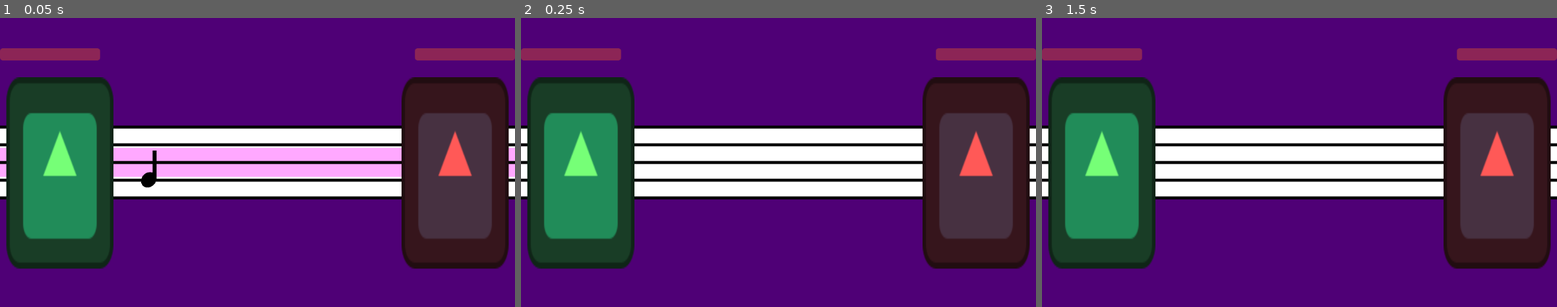
Above: before the commit, frames 1-3 (left to right).
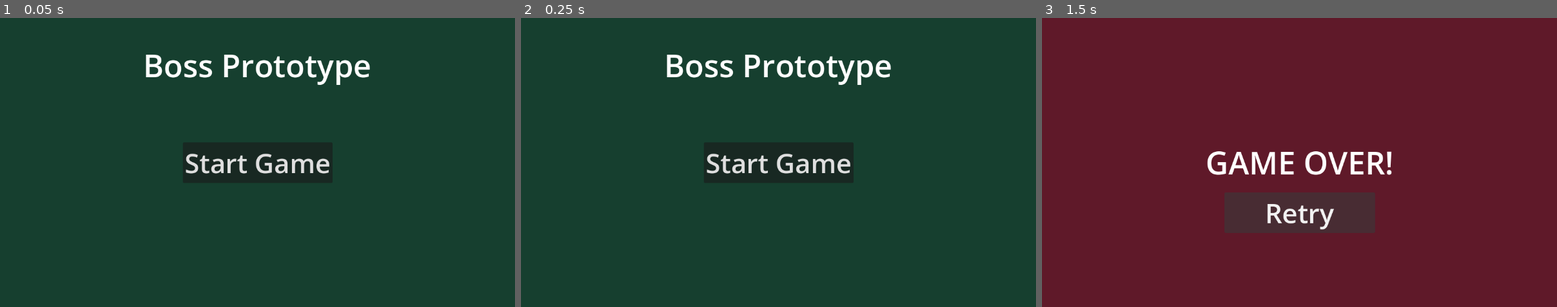
Above: after the commit, the same moments.

Repository: firesmoker/SP_kids_boss_prototype
Game: Godot game, scene res://scenes/start_screen.tscn
Two runs of this game, one before a commit and one after it. Both use one fixed random seed, a clock stepped at 60 frames per second and the inputs below. Before the commit the project starts from res://scenes/game.tscn. The engine's default icon, where the game draws it, is replaced by a stand-in: a white triangle on a blue panel in a dark square. Sound files missing from this copy of the repository are replaced by a short silence.
Inputs (mouse positions are in pixels of both pictures, inside the frame that each line leads up to):
- Up to frame 1 (0.05 s): no input
- Up to frame 2 (0.25 s): no input
- Up to frame 3 (1.5 s): click (1299, 162) at 0.5 s, where only the run after the commit has a clickable "Start Game"; click (1299, 211) at 1.25 s, where only the run after the commit has a clickable "Retry"

The runs differ from the first frame. In frame 1, 94% of the frame differs, in the area x 0-100%, y 0-100%; in frame 2, 94%; in frame 3, 94%.

Commit message:
screens and such

Diff:
--- a/project.godot
+++ b/project.godot
@@ -11,7 +11,7 @@
 [application]
 
 config/name="SP_kids_boss_prototype"
-run/main_scene="res://scenes/game.tscn"
+run/main_scene="res://scenes/start_screen.tscn"
 config/features=PackedStringArray("4.2", "Forward Plus")
 config/icon="res://art/icon.svg"
 
--- a/scenes/game.tscn
+++ b/scenes/game.tscn
@@ -101,7 +101,7 @@
 
 [node name="Note" type="Node2D" parent="EndingPoint/NotesContainer"]
 z_index = 1
-position = Vector2(2.08165e-12, 30)
+position = Vector2(1000, 30)
 scale = Vector2(0.21875, 0.21875)
 metadata/_edit_lock_ = true
 
--- /dev/null
+++ b/scenes/game_over_screen.tscn
@@ -0,0 +1,56 @@
+[gd_scene load_steps=4 format=3 uid="uid://drmt7wpo3870n"]
+
+[ext_resource type="Script" path="res://scripts/game_over_screen.gd" id="1_qfr3b"]
+
+[sub_resource type="Theme" id="Theme_las7k"]
+default_font_size = 70
+
+[sub_resource type="Theme" id="Theme_prayo"]
+default_font_size = 60
+
+[node name="GameOverScreen" type="Node2D"]
+script = ExtResource("1_qfr3b")
+
+[node name="UI" type="CanvasLayer" parent="."]
+layer = -1
+
+[node name="Background" type="ColorRect" parent="UI"]
+anchors_preset = 15
+anchor_right = 1.0
+anchor_bottom = 1.0
+grow_horizontal = 2
+grow_vertical = 2
+color = Color(0.372759, 0.098264, 0.160411, 1)
+metadata/_edit_lock_ = true
+
+[node name="Label" type="Label" parent="UI"]
+anchors_preset = 8
+anchor_left = 0.5
+anchor_top = 0.5
+anchor_right = 0.5
+anchor_bottom = 0.5
+offset_left = -20.0
+offset_top = -11.5
+offset_right = 20.0
+offset_bottom = 11.5
+grow_horizontal = 2
+grow_vertical = 2
+theme = SubResource("Theme_las7k")
+text = "GAME OVER!"
+
+[node name="Button" type="Button" parent="UI"]
+anchors_preset = 8
+anchor_left = 0.5
+anchor_top = 0.5
+anchor_right = 0.5
+anchor_bottom = 0.5
+offset_left = -168.5
+offset_top = 66.5
+offset_right = 168.5
+offset_bottom = 157.5
+grow_horizontal = 2
+grow_vertical = 2
+theme = SubResource("Theme_prayo")
+text = "Retry"
+
+[connection signal="button_up" from="UI/Button" to="." method="_on_button_button_up"]
--- /dev/null
+++ b/scenes/start_screen.tscn
@@ -0,0 +1,53 @@
+[gd_scene load_steps=4 format=3 uid="uid://dn3mlxc1nso7f"]
+
+[ext_resource type="Script" path="res://scripts/start_screen.gd" id="1_geyk5"]
+
+[sub_resource type="Theme" id="Theme_w463u"]
+default_font_size = 70
+
+[sub_resource type="Theme" id="Theme_b8tba"]
+default_font_size = 60
+
+[node name="StartScreen" type="Node2D"]
+script = ExtResource("1_geyk5")
+
+[node name="UI" type="CanvasLayer" parent="."]
+layer = -1
+
+[node name="Background" type="ColorRect" parent="UI"]
+anchors_preset = 15
+anchor_right = 1.0
+anchor_bottom = 1.0
+grow_horizontal = 2
+grow_vertical = 2
+color = Color(0.0852073, 0.247485, 0.183257, 1)
+metadata/_edit_lock_ = true
+
+[node name="Label" type="Label" parent="UI"]
+anchors_preset = 5
+anchor_left = 0.5
+anchor_right = 0.5
+offset_left = -256.0
+offset_top = 58.0
+offset_right = 256.0
+offset_bottom = 154.0
+grow_horizontal = 2
+theme = SubResource("Theme_w463u")
+text = "Boss Prototype"
+
+[node name="Button" type="Button" parent="UI"]
+anchors_preset = 8
+anchor_left = 0.5
+anchor_top = 0.5
+anchor_right = 0.5
+anchor_bottom = 0.5
+offset_left = -4.0
+offset_top = -4.0
+offset_right = 4.0
+offset_bottom = 4.0
+grow_horizontal = 2
+grow_vertical = 2
+theme = SubResource("Theme_b8tba")
+text = "Start Game"
+
+[connection signal="button_up" from="UI/Button" to="." method="_on_button_button_up"]
--- a/scripts/game.gd
+++ b/scripts/game.gd
@@ -1,4 +1,4 @@
-extends Node2D
+class_name Game extends Node2D
 
 @onready var music_player: AudioStreamPlayer = $MusicPlayer
 @onready var ending_point: Node2D = $EndingPoint
@@ -10,6 +10,8 @@
 @onready var player_health_bar: ProgressBar = $UI/PlayerHealthBar
 @onready var boss_health_bar: ProgressBar = $UI/BossHealthBar
 
+static var game_scene: String = "res://scenes/game.tscn"
+static var game_over_scene: String = "res://scenes/game_over_screen.tscn"
 
 var PlayerHealth: float = 10
 var BossHealth: float = 10
@@ -19,12 +21,15 @@
 
 
 func _unhandled_input(event: InputEvent) -> void:
-	if event.is_action_pressed("ui_accept"):
-		music_player.pitch_scale = 0.8
+	if event.is_action_pressed("ui_up"):
+		music_player.pitch_scale += 0.2
+	elif event.is_action_pressed("ui_down"):
+		music_player.pitch_scale -= 0.2
+
 
 func _ready() -> void:
 	starting_position = ending_point.position
-	music_player.play(110)
+	music_player.play(100)
 	pass # Replace with function body.
 
 
@@ -41,3 +46,8 @@
 
 func _on_music_player_finished() -> void:
 	print("finished!")
+	lose()
+
+func lose() -> void:
+	print("you lost")
+	get_tree().change_scene_to_file("res://scenes/game_over_screen.tscn")
--- /dev/null
+++ b/scripts/game_over_screen.gd
@@ -0,0 +1,7 @@
+extends Node2D
+
+
+
+
+func _on_button_button_up() -> void:
+	get_tree().change_scene_to_file(Game.game_scene)
--- a/scripts/notes_container.gd
+++ b/scripts/notes_container.gd
@@ -1,11 +1,18 @@
 extends Sprite2D
 
+@onready var ending_point: Node2D = $".."
+var starting_position_x: float
+var size: Vector2 = texture.get_size()
 
 # Called when the node enters the scene tree for the first time.
 func _ready() -> void:
-	pass # Replace with function body.
+	starting_position_x = size.x / 2
+	set_parent_at_ending()
 
 
 # Called every frame. 'delta' is the elapsed time since the previous frame.
 func _process(delta: float) -> void:
 	pass
+
+func set_parent_at_ending() -> void:
+	position.x -= size.x / 2
--- /dev/null
+++ b/scripts/start_screen.gd
@@ -0,0 +1,7 @@
+extends Node2D
+
+
+
+
+func _on_button_button_up() -> void:
+	get_tree().change_scene_to_file(Game.game_scene)
Not shown, changed: PLAN.md
